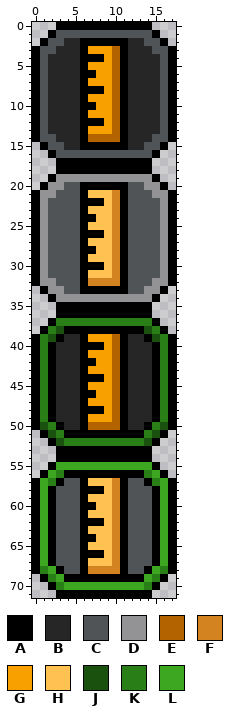
Sprite sheet: interface/scripted/collections/pat_ruler.png. That is the earlier state.
The file is 18x72 pixels. Colours within 5 levels of each other are drawn and written as one.
Palette (. is transparent): A #000000  B #262626  C #515457  D #939395  E #b36400  F #d38420  G #f7a000  H #ffc252  J #1a510e  K #297e17  L #3ea721
The result:
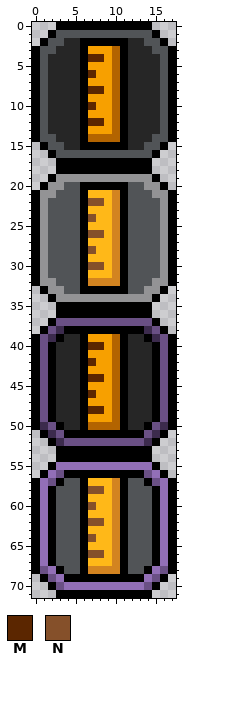
Colours new in this view: M #5b2600  N #85502a
What changed:
colour H: #ffc252 -> #ffb818
colour J: #1a510e -> #3c2b4d
colour K: #297e17 -> #6a5085
colour L: #3ea721 -> #926fb7
Changed rows in their new state; - is a pixel that keeps its letter.
first column x 7:
 4 MM
 6 M-
 8 MM
10 M-
12 MM
first column x 7:
22 NN
24 N-
26 NN
28 N-
30 NN
first column x 7:
40 MM
42 M-
44 MM
46 M-
48 MM
first column x 7:
58 NN
60 N-
62 NN
64 N-
66 NN
